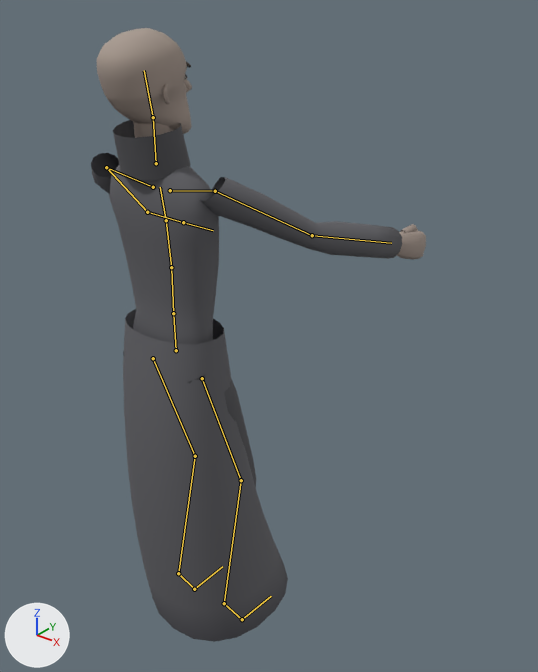
Renders of the glTF model assets/models/characters/marsh.glb from each side of a commit.
One viewpoint serves both versions: a 50 mm camera at (1.331, -1.259, 1.987) aimed at (0.062, 0.328, 1.004). The lights are fixed; the arrows at lower left show +X, +Y and +Z. The older version comes first. Both versions are drawn at frame 8 of the action 'jump'; the numbers are the values there. The bones that change, and the others that lie on the model, are drawn over the model as lines.

In view in the first picture: 'Marsh'.
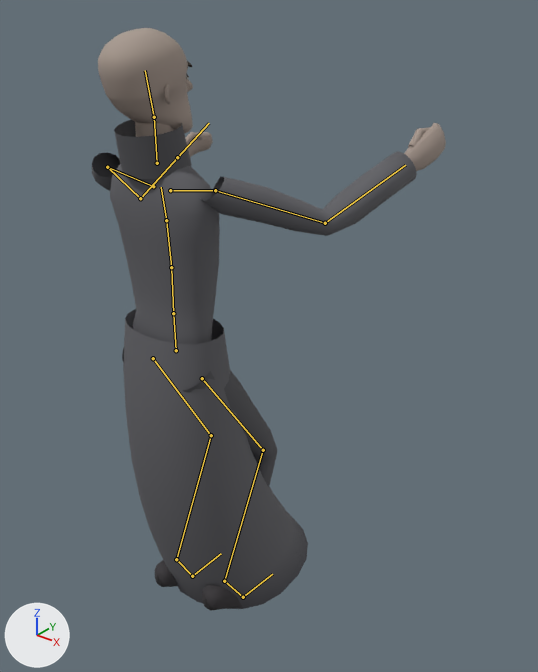
What differs and where, as boxes (x1, y1, x2, y2) in the pictures (538 x 672 px):
'Marsh', posed
    before: (91, 28, 426, 642)
    after: (92, 28, 446, 610)
bone 'RightUpperArm', root to tip
    before: (215, 191) to (312, 235)
    after: (215, 190) to (325, 223)
bone 'RightLowerArm', root to tip
    before: (312, 235) to (391, 243)
    after: (325, 223) to (405, 165)
bone 'LeftUpperArm', root to tip
    before: (106, 167) to (147, 212)
    after: (107, 167) to (140, 198)
bone 'LeftLowerArm', root to tip
    before: (147, 212) to (183, 222)
    after: (140, 198) to (177, 157)
bone 'RightUpperLeg', root to tip
    before: (202, 378) to (241, 480)
    after: (202, 378) to (263, 450)
bone 'RightLowerLeg', root to tip
    before: (241, 480) to (224, 603)
    after: (263, 450) to (224, 581)
bone 'RightFoot', root to tip
    before: (224, 603) to (242, 619)
    after: (224, 581) to (243, 597)
bone 'LeftUpperLeg', root to tip
    before: (153, 358) to (195, 456)
    after: (153, 358) to (211, 435)
bone 'LeftLowerLeg', root to tip
    before: (195, 456) to (178, 573)
    after: (211, 435) to (176, 559)
bone 'LeftFoot', root to tip
    before: (178, 573) to (194, 589)
    after: (176, 559) to (192, 576)

The change in detail:
Bone 'RightUpperArm' (bone_rightupperarm) turns from (56, 15, 29) to (64, 23, 29) degrees about its own x, y and z.
Bone 'RightLowerArm' (bone_rightlowerarm) turns from (9, 0, 0) to (41, 0, 0) degrees about its own x, y and z.
Bone 'LeftUpperArm' (bone_leftupperarm) turns from (47, -13, -26) to (52, -21, -24) degrees about its own x, y and z.
Bone 'LeftLowerArm' (bone_leftlowerarm) turns from (9, 0, 0) to (39, 0, 0) degrees about its own x, y and z.
Bone 'RightUpperLeg' (bone_rightupperleg) turns from (18, 0, 0) to (33, 0, 0) degrees about its own x, y and z.
Bone 'RightLowerLeg' (bone_rightlowerleg) turns from (-27, 0, 0) to (-57, 0, 0) degrees about its own x, y and z.
Bone 'RightFoot' (bone_rightfoot) turns from (-24, -1, 0) to (-8, 0, 0) degrees about its own x, y and z.
Bone 'LeftUpperLeg' (bone_leftupperleg) turns from (18, 0, 0) to (29, 0, 0) degrees about its own x, y and z.
Bone 'LeftLowerLeg' (bone_leftlowerleg) turns from (-28, 0, 0) to (-51, 0, 0) degrees about its own x, y and z.
Bone 'LeftFoot' (bone_leftfoot) turns from (-23, 1, 0) to (-12, 1, 0) degrees about its own x, y and z.
